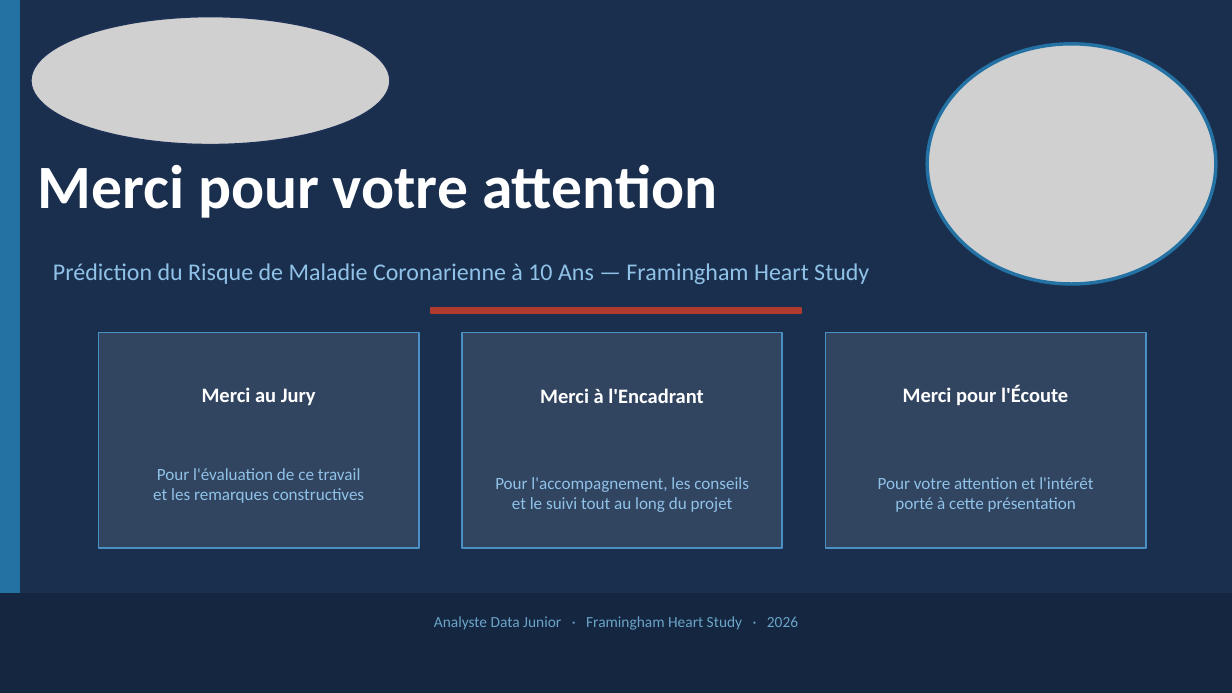
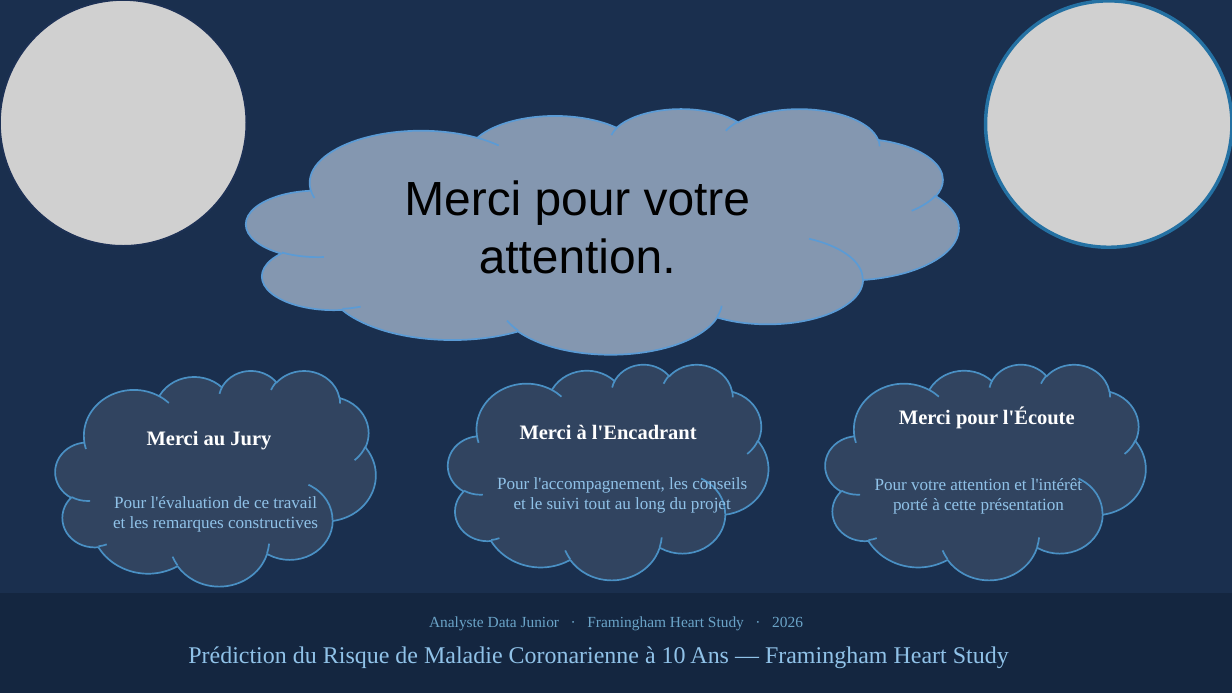
Before and after one commit to daril-dielh/Maladie-Coronarienne-10-ans, a slide deck: slide 14 of presentation/presentation.pptx. Drawn at 1232x693 pixels with LibreOffice and Linux fonts; fonts in the diff are those of the drawing; grey boxes stand for pictures. Boxes give left, top, right and bottom in pixels: in the first picture for what was removed or moved away, otherwise in the second. Text is boxed around its words. In the diff, an @@ line names an element or a change of style, - is before the commit and + after.

```diff
--- a/presentation/presentation.pptx
+++ b/presentation/presentation.pptx
@@ picture: place and size @@
-picture at [31, 16, 391, 144]
+picture at [0, 0, 246, 246]
@@ rectangle removed at [0, 0, 20, 692] @@
@@ picture: place and size @@
-picture at [928, 44, 1216, 285]
+picture at [986, 1, 1232, 248]
@@ cloud "Merci pour votre attention.": place and size @@
-cloud "Merci pour votre attention." at [37, 164, 717, 218]
+cloud "Merci pour votre attention." at [246, 108, 958, 354]
@@ cloud "Merci pour votre attention." at [246, 108, 958, 354]: fill none to #8497B0; outline none to #5B9BD5 1 pt @@
@@ text in cloud at [404, 180, 750, 274]: text changed; size 36 to 28 pt; font Calibri to Arial; text colour #FFFFFF to #000000; bold off @@
-Merci pour votre attention
+Merci pour votre attention.
@@ rectangle removed at [431, 308, 801, 313] @@
@@ text "Merci au Jury": place and size @@
-text "Merci au Jury" at [202, 387, 316, 406]
+text "Merci au Jury" at [147, 431, 271, 450]
@@ rectangle to cloud in 3 elements at [825, 363, 1146, 579], [448, 363, 769, 579], [55, 371, 376, 586] @@
@@ cloud: place and size @@
-cloud at [99, 333, 419, 548]
+cloud at [55, 371, 376, 586]
@@ text "Merci à l'Encadrant": place and size @@
-text "Merci à l'Encadrant" at [540, 388, 703, 403]
+text "Merci à l'Encadrant" at [520, 424, 697, 439]
@@ cloud: place and size @@
-cloud at [462, 333, 782, 548]
+cloud at [448, 363, 769, 579]
@@ cloud: place and size @@
-cloud at [825, 333, 1146, 548]
+cloud at [825, 363, 1146, 579]
@@ text "Merci pour l'Écoute": place and size @@
-text "Merci pour l'Écoute" at [903, 385, 1068, 406]
+text "Merci pour l'Écoute" at [899, 408, 1075, 429]
@@ text "Pour l'évaluation de ce travail": place and size @@
-text "Pour l'évaluation de ce travail" at [153, 468, 364, 503]
+text "Pour l'évaluation de ce travail" at [113, 496, 318, 532]
@@ font Calibri to Times New Roman in 8 elements at [497, 477, 747, 514], [429, 616, 803, 630], [875, 478, 1082, 514], [899, 408, 1075, 429], [520, 424, 697, 439], [113, 496, 318, 532], [147, 431, 271, 450], [188, 646, 1009, 668] @@
@@ text "Prédiction du Risque de Maladie ...": place and size @@
-text "Prédiction du Risque de Maladie ..." at [53, 263, 869, 284]
+text "Prédiction du Risque de Maladie ..." at [188, 646, 1009, 668]
```
Also in this commit, not shown: 13 other slides changed, 4 other files.
